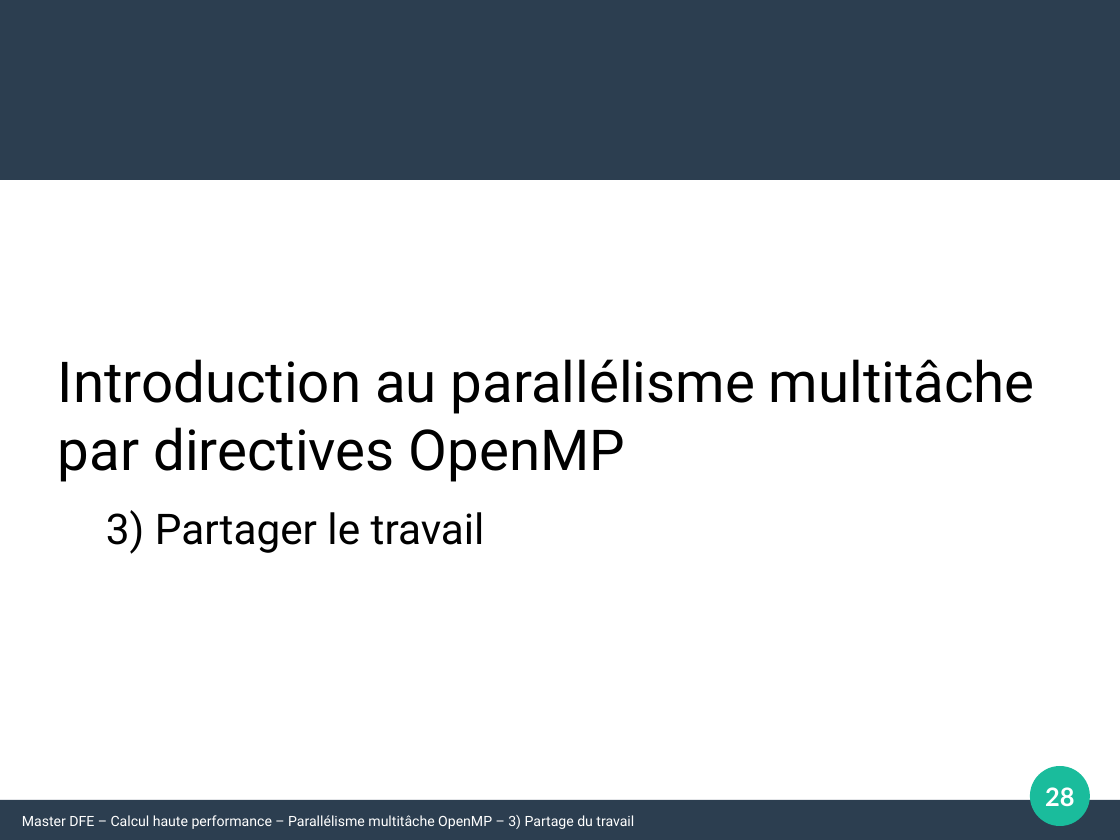
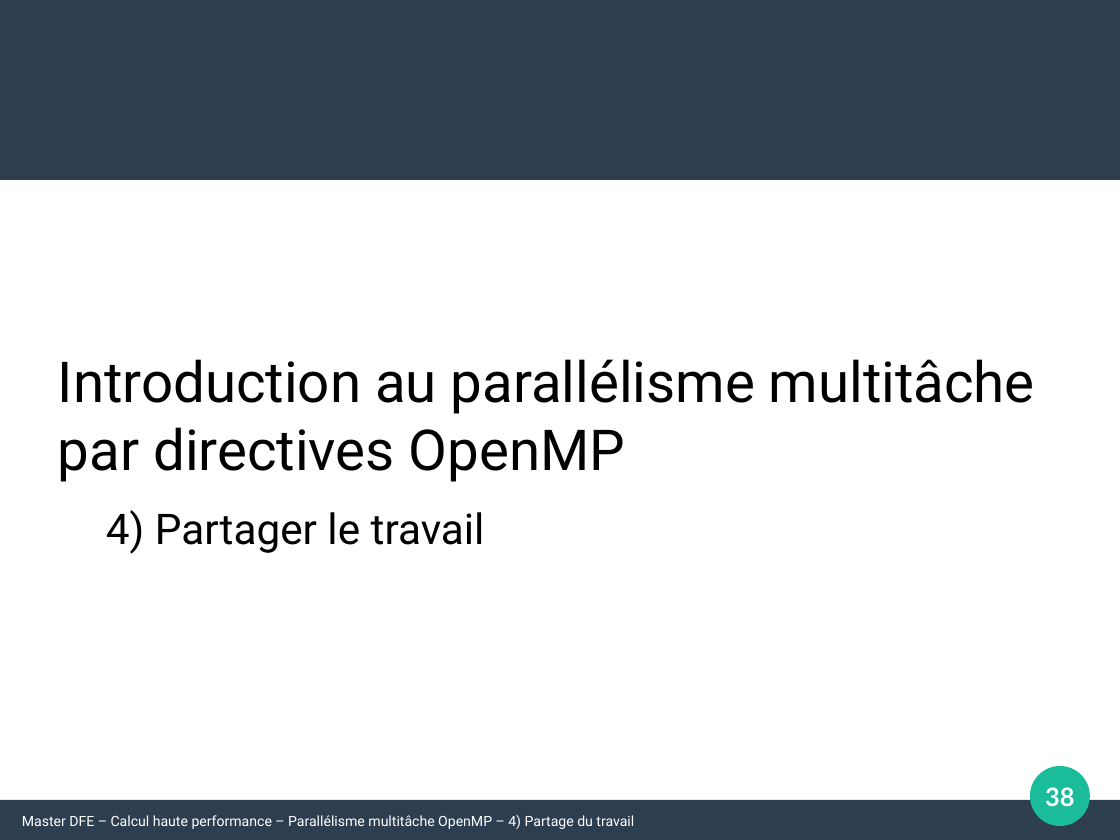
Before and after one commit to Maison-de-la-Simulation/HPC-DFE-Paris-Saclay, a slide deck: slide 38 of support/OpenMP.odp (slide 28 before the commit). Drawn at 1120x840 pixels with LibreOffice and Linux fonts; fonts in the diff are those of the drawing. Boxes give left, top, right and bottom in pixels: in the first picture for what was removed or moved away, otherwise in the second. Text is boxed around its words. In the diff, an @@ line names an element or a change of style, - is before the commit and + after.

Commit message:
Update openMP courses

```diff
--- a/support/OpenMP.odp
+++ b/support/OpenMP.odp
@@ text at (106, 510, 485, 554): text changed @@
-3) Partager le travail
+4) Partager le travail
@@ page number at (1045, 787, 1074, 807): text changed @@
-28
+38
@@ text at (22, 815, 634, 829): text changed @@
-Master DFE – Calcul haute performance – Parallélisme multitâche OpenMP – 3) Partage du travail
+Master DFE – Calcul haute performance – Parallélisme multitâche OpenMP – 4) Partage du travail
```
Also in this commit, not shown: 19 other slides changed, 22 slides added, 7 other files.
